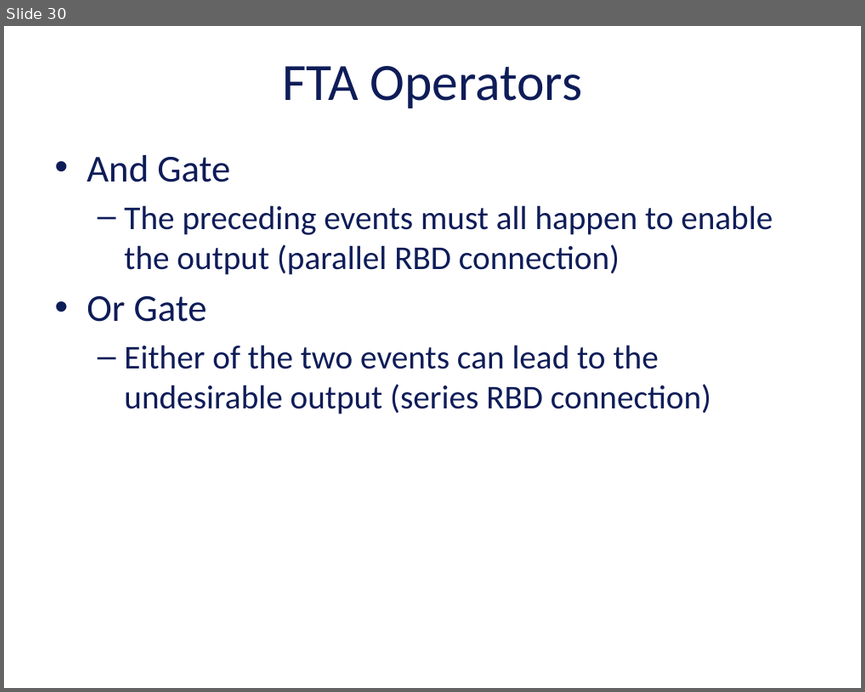
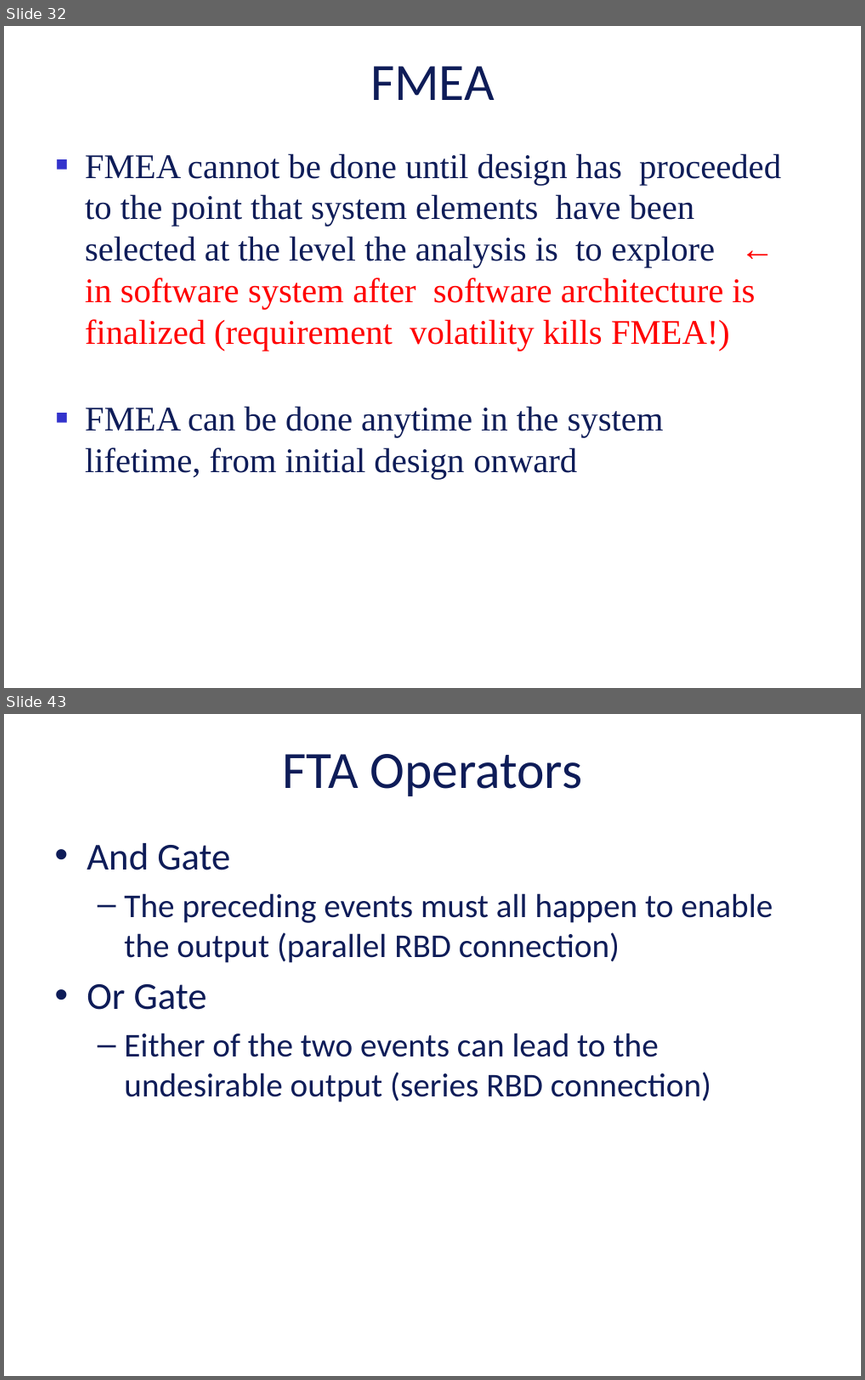
Before and after one commit to vu-resilient-distributed-systems/lectures-fall-2019, a slide deck: Module-3-reliability/02_3_ReliabilityBlockDiagramsAndFaultTree.pptx. Shown one above the other, each under a label of ours: slide 30 before the commit, slides 32 and 43 after it; the slides between them are not shown. The pictures are 865x692 and 865x1380 pixels, drawn with LibreOffice and Linux fonts; fonts in the diff are those of the drawing; background and template pictures are left out. Boxes give left, top, right and bottom in pixels: in the first picture for what was removed or moved away, otherwise in the second. Text is boxed around its words. In the diff, an @@ line names an element or a change of style, - is before the commit and + after.

```diff
--- a/Module-3-reliability/02_3_ReliabilityBlockDiagramsAndFaultTree.pptx
+++ b/Module-3-reliability/02_3_ReliabilityBlockDiagramsAndFaultTree.pptx
@@ slide 32 added at [4,26,861,688], background picture (left out) @@
@@ title added at [370,66,494,100], 48.4 pt, text #0E1C58 @@
+FMEA
@@ text added at [85,154,781,479], 32 pt, text #0E1C58 @@
+■ FMEA cannot be done until design has proceeded to the point that system elements have been selected at the level the analysis is to explore ← in software system after software architecture is finalized (requirement volatility kills FMEA!)
+■ FMEA can be done anytime in the system lifetime, from initial design onward
@@ what was slide 30 is now slide 43 @@
```
Also in this commit, not shown: 1 slide changed, 23 other slides added, 9 slides removed.
